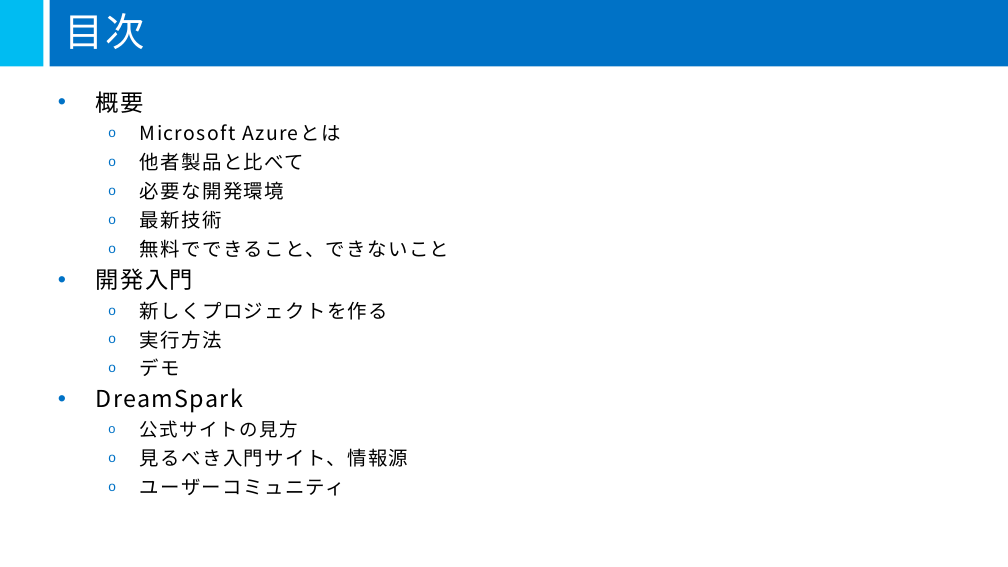
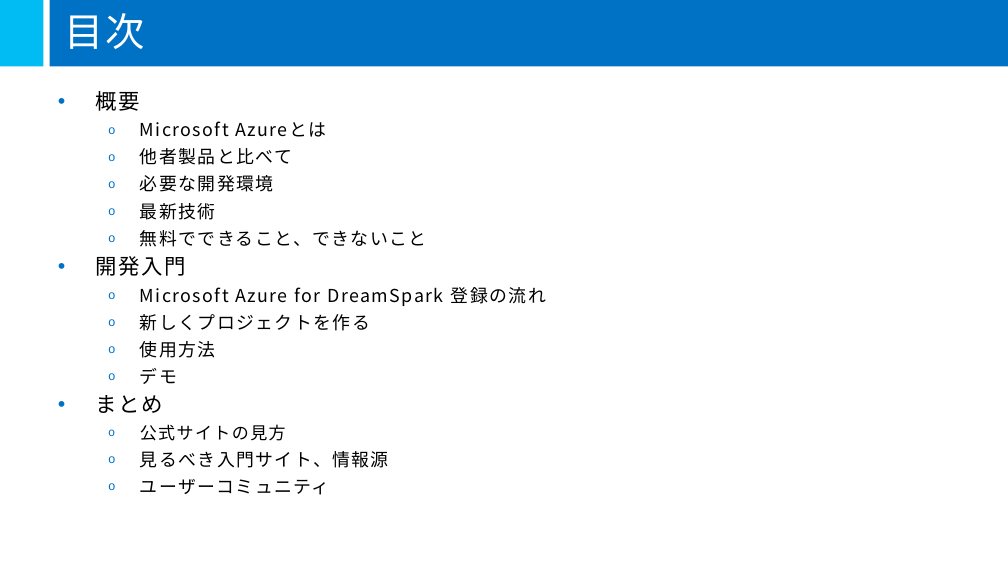
Before and after one commit to mspjp/20160611TokyoSeminar, a slide deck: slide 3 of 05-Microsoft Azure/05-Microsoft Azure.pptx. Drawn at 1008x567 pixels with LibreOffice and Linux fonts; fonts in the diff are those of the drawing. Boxes give left, top, right and bottom in pixels: in the first picture for what was removed or moved away, otherwise in the second. Text is boxed around its words. In the diff, an @@ line names an element or a change of style, - is before the commit and + after.

Commit message:
開発デモスライドの追加 全体的なフォント配色の変更 デモ部分、とりあえず抑えておきたい機能は数個追加しデモ部分は終了 ロードマップ、機械学習を追加し完成になる予定です。 日曜までには。。。（すいません）

```diff
--- a/05-Microsoft Azure/05-Microsoft Azure.pptx
+++ b/05-Microsoft Azure/05-Microsoft Azure.pptx
@@ text at <box>96,91,427,495</box>: size 22.2 to 20.4 pt in "概要", "開発入門"; size 18.5 to 17 pt in "Microsoft Azureとは", "他者製品と比べて", "必要な開発環境", "最新技術" and 5 more places; size 17.6 to 16.1 pt in "公式サイトの見方" @@
@@ text at <box>140,287,546,306</box>: paragraph added @@
+  o Microsoft Azure for DreamSpark 登録の流れ
@@ text at <box>140,341,216,358</box>: text changed; size 18.5 to 17 pt @@
-  o 実行方法
+  o 使用方法
@@ text at <box>96,395,163,413</box>: text changed; size 22.2 to 20.4 pt @@
-• DreamSpark
+• まとめ
```
Also in this commit, not shown: 4 other slides changed, 9 slides added, 1 slide removed.
